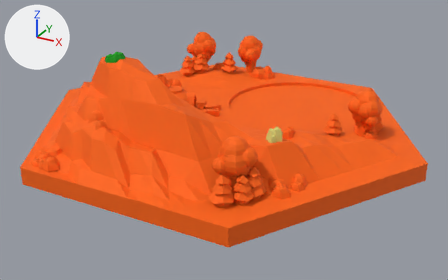
One commit to the glTF model public/assets/brick.glb: the scene before it, then after it.
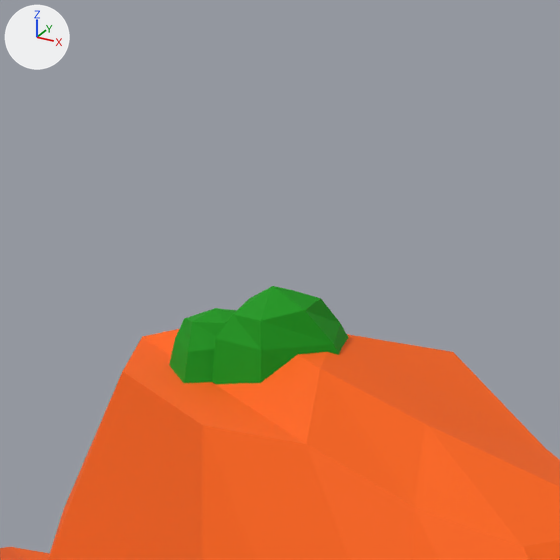
Each version is shown whole from a 50 mm lens placed at (51.5, -93.1, 45.9), pointed at (2.0, -3.2, 0.9), then close up on the part from 19% to 33% of the width and 7% to 30% of the height. Arrows for +X, +Y and +Z are at upper left; the lights stay in place. The first two pictures are the older version. Vertices at exactly the same position are counted once.

Script lines for the objects in view, before the commit:
```python
me_brick = bpy.data.meshes.new('brick')
me_brick.from_pydata(...)  # 9060 vertices, 18200 faces; spans x -37.0..37.0, y -32.0..32.0, z 0.0..19.1
me_brick.materials.append(mat_mat_brick)
ob_brick = bpy.data.objects.new('brick', me_brick)
ob_brick.location = (0.0, 0.0, 0.0)
```
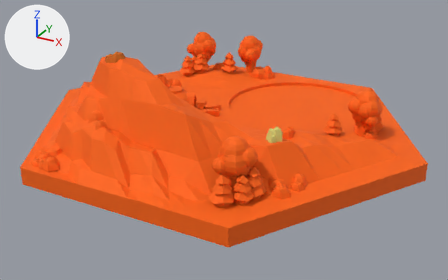
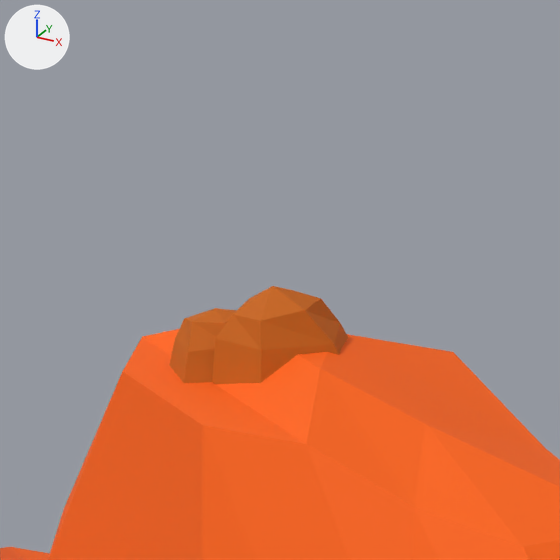
The change, as a list of edits to the scene's bpy script:
```text
Change me_brick:
    where me_brick.from_pydata(...)  # 9060 vertices, 18200 faces; spans x -37.0..37.0, y -32.0..32.0, z 0.0..19.1
    used by ob_brick; location = (0.0, 0.0, 0.0)
    me_brick part 1: 142 faces centred in x -12.1..-8.6, y -18.0..-15.7, z 17.3..18.9 are repainted in the vertex colours; the middle colour goes from green #009900 to orange #cc6600
```

Pixel boxes (x1, y1, x2, y2) of what changed, in the close-ups (560 x 560 px):
part 1 of me_brick, recoloured (green to orange): (169, 286, 348, 384) in both
